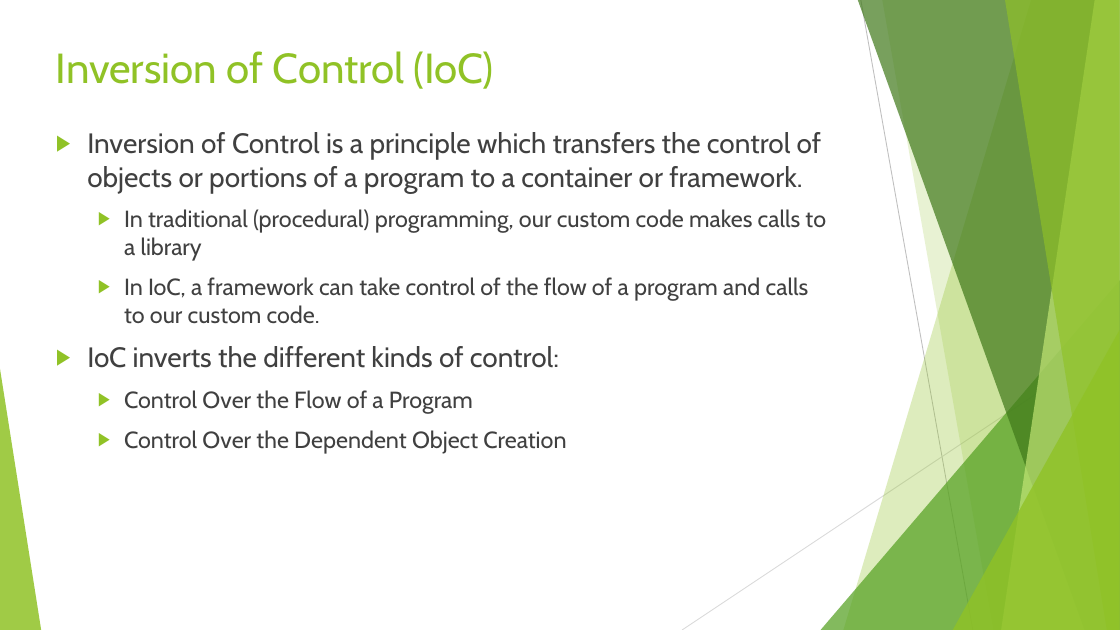
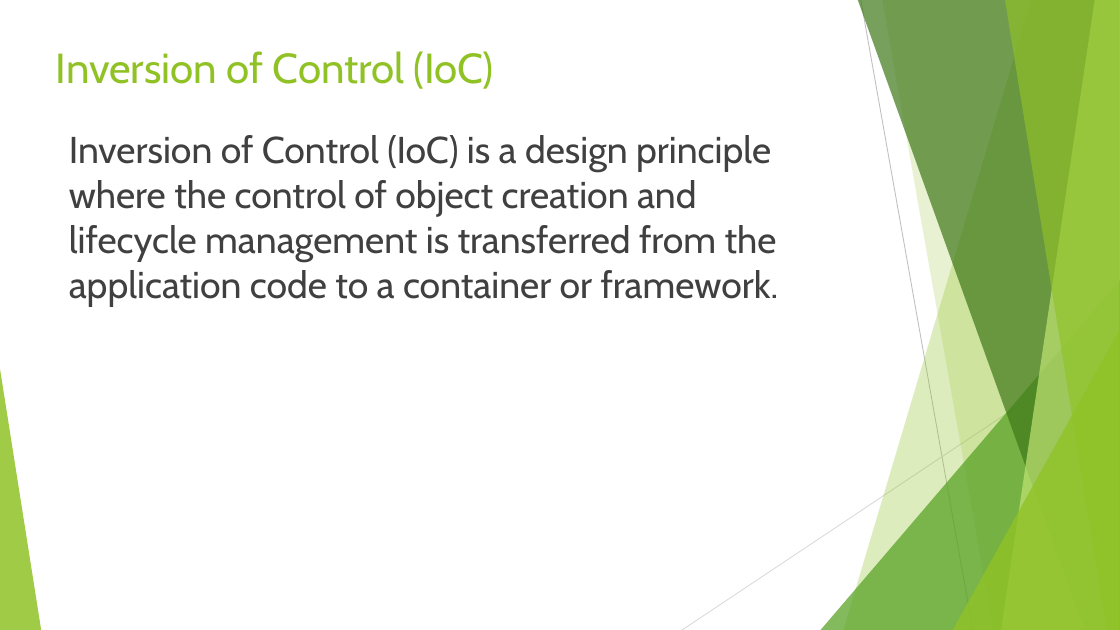
Before and after one commit to idanshal/sb-todo-app-tdp, a slide deck: slide 8 of course_data/presentations/practical_spring_boot_for_tdp.pptx. Drawn at 1120x630 pixels with LibreOffice and Linux fonts; fonts in the diff are those of the drawing. Boxes give left, top, right and bottom in pixels: in the first picture for what was removed or moved away, otherwise in the second. Text is boxed around its words. In the diff, an @@ line names an element or a change of style, - is before the commit and + after.

```diff
--- a/course_data/presentations/practical_spring_boot_for_tdp.pptx
+++ b/course_data/presentations/practical_spring_boot_for_tdp.pptx
@@ text at [69,135,779,306]: text changed; size 20 to 32 pt @@
-▶ Inversion of Control is a principle which transfers the control of objects or portions of a program to a container or framework.
-  ▶ In traditional (procedural) programming, our custom code makes calls to a library
-  ▶ In IoC, a framework can take control of the flow of a program and calls to our custom code.
-▶ IoC inverts the different kinds of control:
-  ▶ Control Over the Flow of a Program
-  ▶ Control Over the Dependent Object Creation
+  Inversion of Control (IoC) is a design principle where the control of object creation and lifecycle management is transferred from the application code to a container or framework.
```
Also in this commit, not shown: 1 other slide changed, 1 other file.
